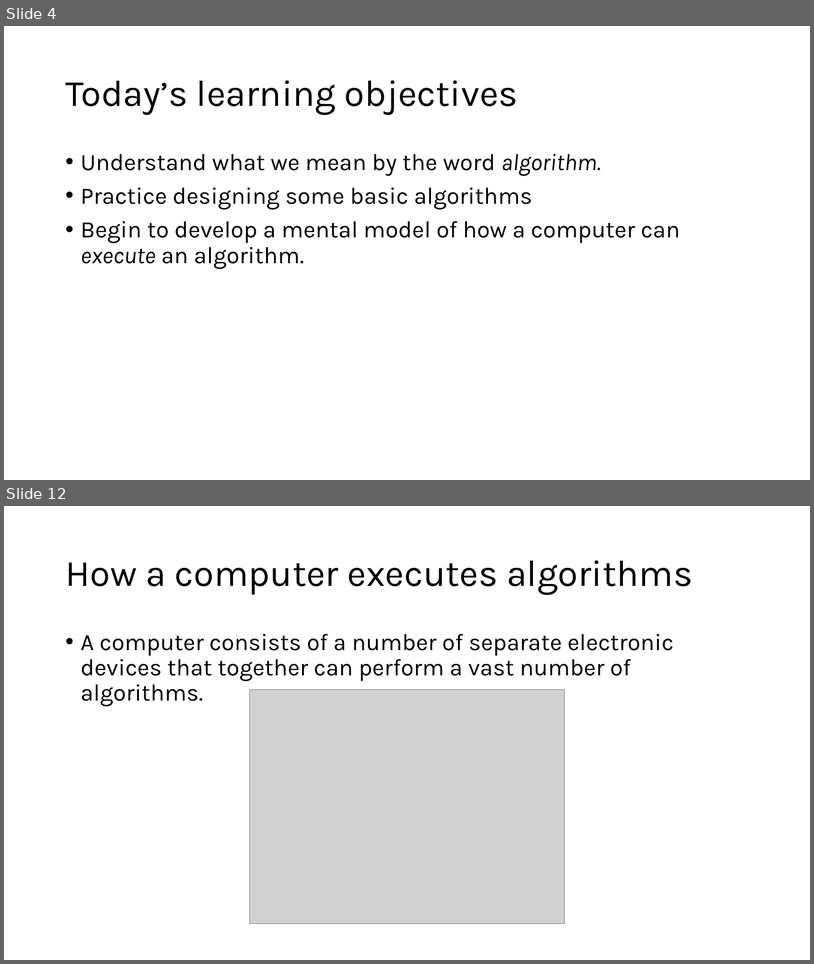
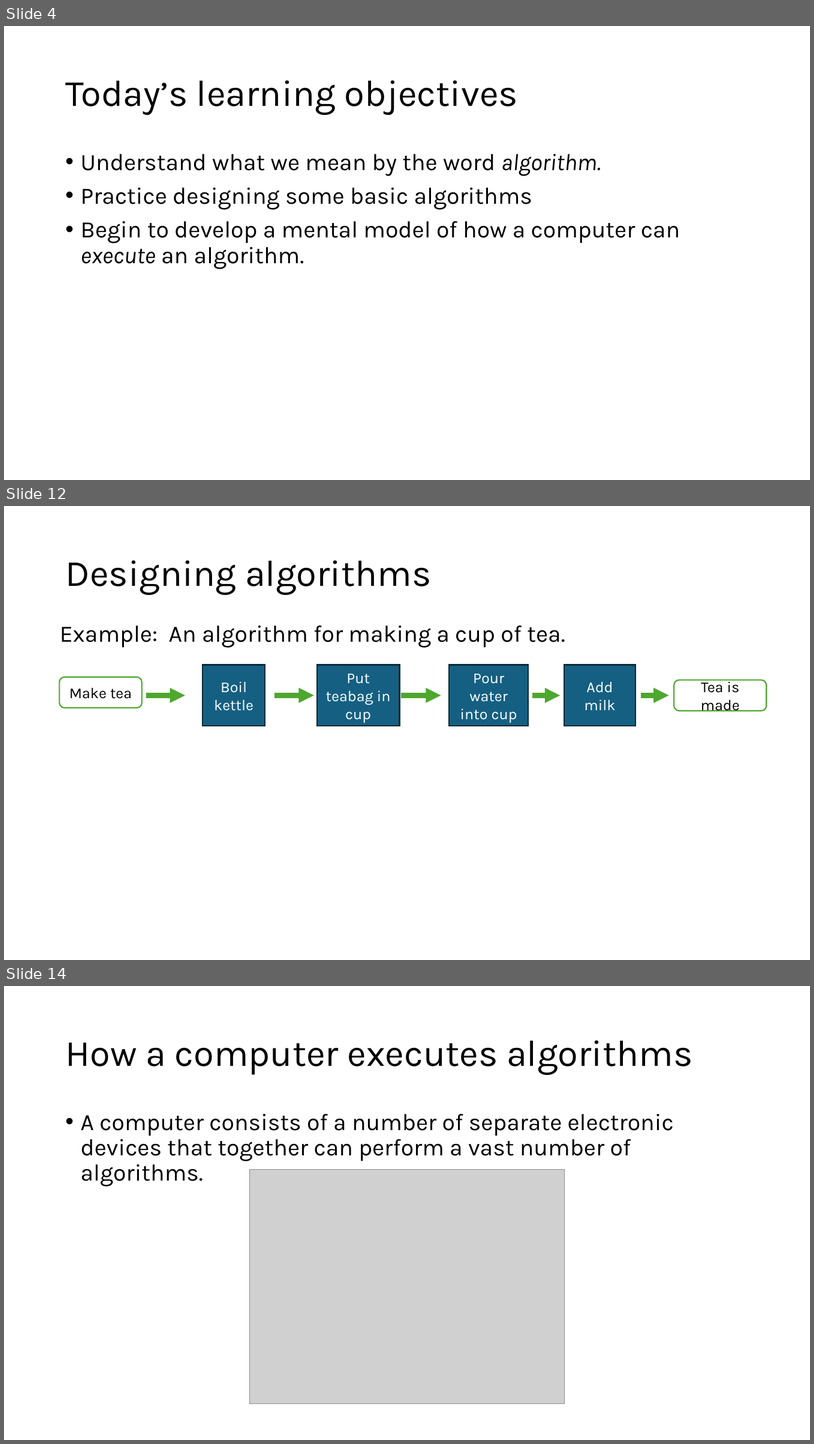
Before and after one commit to engmaths/SEMT10002_2025, a slide deck: Week_1_variables_operators_and_algorithms/Seminar_algorithms/seminar1_algorithms.pptx. Shown one above the other, each under a label of ours: slides 4 and 12 before the commit, slides 4, 12 and 14 after it; the slides between them are not shown. The pictures are 814x964 and 814x1444 pixels, drawn with LibreOffice and Linux fonts; fonts in the diff are those of the drawing; grey boxes stand for pictures. Boxes give left, top, right and bottom in pixels: in the first picture for what was removed or moved away, otherwise in the second. Text is boxed around its words. In the diff, an @@ line names an element or a change of style, - is before the commit and + after.

```diff
--- a/Week_1_variables_operators_and_algorithms/Seminar_algorithms/seminar1_algorithms.pptx
+++ b/Week_1_variables_operators_and_algorithms/Seminar_algorithms/seminar1_algorithms.pptx
@@ slide 12 added at (x1=4, y1=506, x2=810, y2=960), background #FFFFFF @@
@@ title added at (x1=65, y1=560, x2=431, y2=595), 44 pt, text #000000 @@
+Designing algorithms
@@ text added at (x1=60, y1=625, x2=565, y2=648), 28 pt, text #000000 @@
+Example: An algorithm for making a cup of tea.
@@ rectangle added at (x1=203, y1=664, x2=265, y2=726), fill #156082, outline #092A39 1.5 pt, 18 pt, text #FFFFFF @@
+Boil kettle
@@ rectangle added at (x1=317, y1=664, x2=400, y2=726), fill #156082, outline #092A39 1.5 pt, 18 pt, text #FFFFFF @@
+Put teabag in cup
@@ rectangle added at (x1=449, y1=664, x2=528, y2=726), fill #156082, outline #092A39 1.5 pt, 18 pt, text #FFFFFF @@
+Pour water into cup
@@ rectangle added at (x1=565, y1=664, x2=636, y2=726), fill #156082, outline #092A39 1.5 pt, 18 pt, text #FFFFFF @@
+Add milk
@@ rounded rectangle added at (x1=60, y1=677, x2=142, y2=708), fill #FFFFFF, outline #4EA72E 1.5 pt, 18 pt, text #000000 @@
+Make tea
@@ rounded rectangle added at (x1=674, y1=679, x2=767, y2=711), fill #FFFFFF, outline #4EA72E 1.5 pt, 18 pt, text #000000 @@
+Tea is made
@@ arrow added from (147, 696) to (185, 696), #4EA72E 6 pt @@
@@ arrow added from (275, 696) to (314, 696), #4EA72E 6 pt @@
@@ arrow added from (401, 696) to (441, 696), #4EA72E 6 pt @@
@@ arrow added from (533, 696) to (561, 696), #4EA72E 6 pt @@
@@ arrow added from (642, 696) to (669, 696), #4EA72E 6 pt @@
@@ what was slide 12 is now slide 14 @@
```
Also in this commit, not shown: 8 slides changed, 5 other slides added, 1 slide removed, 1 other file.
